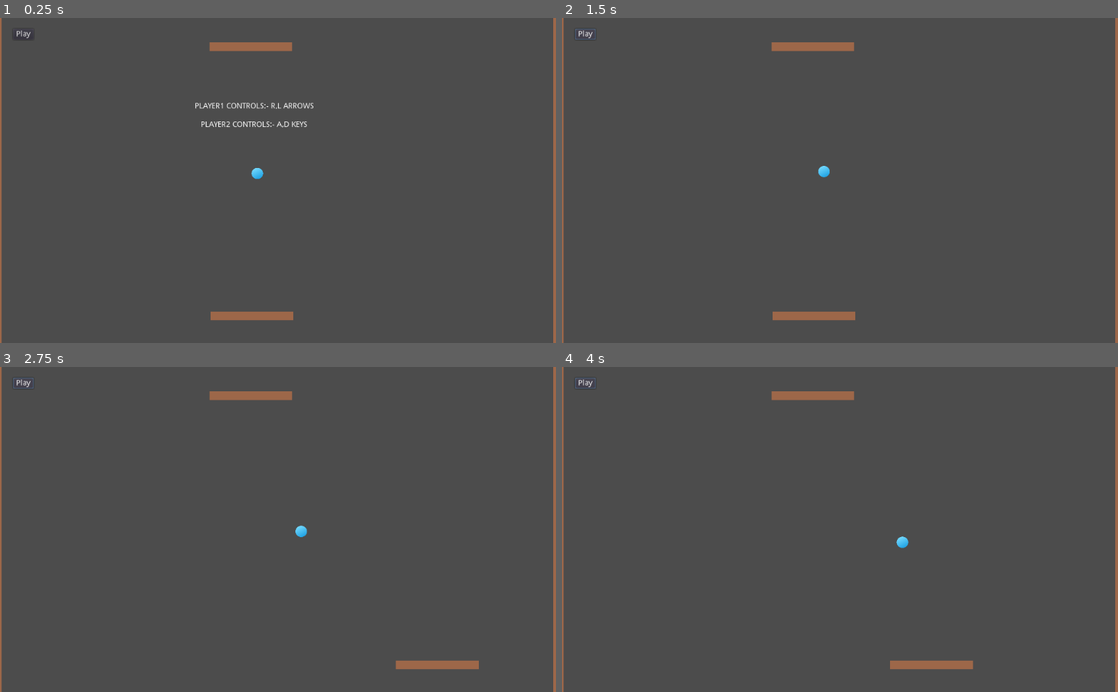
Above: before the commit, frames 1-4 (two rows, left to right).
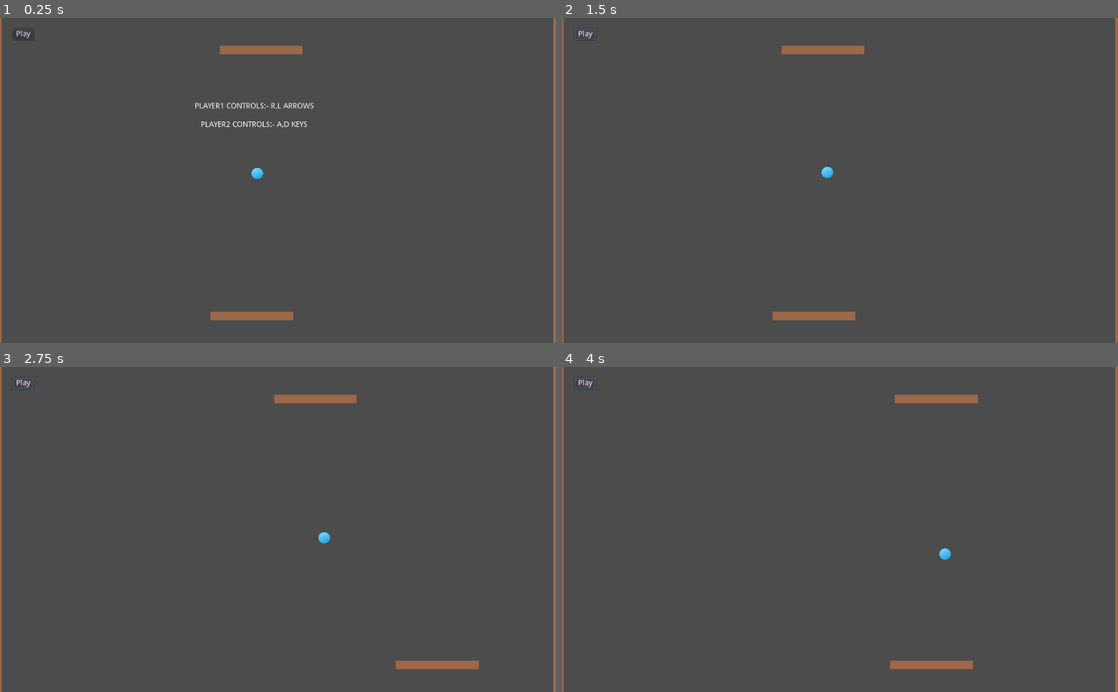
Above: after the commit, the same moments.

Repository: NikeshDC/PongClone
Game: Godot game, scene res://scenes/stage.tscn
The game is run twice, just before and just after one commit, with the same random seed, the same clock (stepped at 60 frames per second) and the same inputs.
Inputs:
- Up to frame 1 (0.25 s): no input
- Up to frame 2 (1.5 s): click "Play" at 0.5 s; click "Play" at 1.25 s
- Up to frame 3 (2.75 s): hold Right from 2.03 s (still down)
- Up to frame 4 (4 s): release Right at 2.78 s; hold Left 2.78-3.53 s; hold Right from 3.53 s (still down)

The runs differ from the first frame. In frame 1, 0.4% of the frame differs, in the area x 37-55%, y 7-12%; in frame 2, 0.4%; in frame 3, 0.8%; in frame 4, 0.9%, in the area x 37-75%, y 7-60%.

Commit message:
refactored scene and added simple AI

Diff:
--- a/scenes/ball.gd
+++ b/scenes/ball.gd
@@ -1,6 +1,6 @@
 extends Area2D
 
-export var speed = 10
+export var speed = 10.0
 
 var direction = Vector2()
 
@@ -15,6 +15,11 @@
 
 func _on_area_entered(area):
 	if(area.is_in_group("paddle")):
-		direction.y *= -1
+		handle_collision_with_paddle(area)
 	elif(area.is_in_group("wall")):
 		direction.x *= -1
+
+func handle_collision_with_paddle(paddle):
+	direction.x += paddle.velocity_x
+	direction.x = clamp(direction.x, -1, 1)
+	direction.y *= -1
--- a/scenes/paddle.gd
+++ b/scenes/paddle.gd
@@ -1,14 +1,17 @@
 extends Area2D
 
-export var speed = 10
+export var speed = 500.0
 
 var bound_max_x = 900 #max value of position.x that paddle can have
 var bound_min_x = 100 #min value of position.x that paddle can have
 
 var move_direction = 0.0 #no movement, paddle can move only left/right so using float
+var prev_position_x
+var velocity_x
+var paddle_size
 
-export var player = 1
-
+func _ready():
+	prev_position_x = position.x
 
 func move(amount):
 	position.x += amount
@@ -24,26 +27,5 @@
 func _physics_process(delta):
 	var movement_x = move_direction * speed * delta
 	move(movement_x)
-
-func get_player1_input():
-	if(Input.is_key_pressed(KEY_RIGHT)):
-		set_movement_dir(1.0)
-	elif(Input.is_key_pressed(KEY_LEFT)):
-		set_movement_dir(-1.0)
-	else:
-		set_movement_dir(0.0)
-
-func get_player2_input():
-	if(Input.is_key_pressed(KEY_D)):
-		set_movement_dir(1.0)
-	elif(Input.is_key_pressed(KEY_A)):
-		set_movement_dir(-1.0)
-	else:
-		set_movement_dir(0.0)
-
-func _process(delta):
-	#arrow input for player
-	if(player == 1):
-		get_player1_input()
-	elif(player == 2):
-		get_player2_input()
+	velocity_x = (position.x - prev_position_x) / delta
+	prev_position_x = position.x
--- /dev/null
+++ b/scenes/paddle_AIbased.tscn
@@ -0,0 +1,23 @@
+[gd_scene load_steps=5 format=2]
+
+[ext_resource path="res://scenes/paddle.gd" type="Script" id=1]
+[ext_resource path="res://scenes/paddle_AIcontroller.gd" type="Script" id=2]
+[ext_resource path="res://sprites/paddle.png" type="Texture" id=3]
+
+[sub_resource type="RectangleShape2D" id=1]
+extents = Vector2( 22.8092, 10 )
+
+[node name="paddle" type="Area2D" groups=["paddle"]]
+scale = Vector2( 3, 2 )
+script = ExtResource( 1 )
+
+[node name="Sprite" type="Sprite" parent="."]
+scale = Vector2( 0.142857, 0.214286 )
+texture = ExtResource( 3 )
+
+[node name="collider" type="CollisionShape2D" parent="."]
+scale = Vector2( 1.11797, 0.421255 )
+shape = SubResource( 1 )
+
+[node name="AIcontroller" type="Node" parent="."]
+script = ExtResource( 2 )
--- /dev/null
+++ b/scenes/paddle_AIcontroller.gd
@@ -0,0 +1,17 @@
+extends Node
+
+onready var paddlenode = $".."
+var ballnode
+
+export var movement_threshold = 20.0
+
+func _process(delta):
+	if ballnode:
+		set_paddle_movement()
+
+func set_paddle_movement():
+	var vector2ball = ballnode.position.x - paddlenode.position.x
+	if(abs(vector2ball) > movement_threshold):
+		paddlenode.set_movement_dir(vector2ball)
+	else:
+		paddlenode.set_movement_dir(0.0)
--- /dev/null
+++ b/scenes/paddle_InputController.gd
@@ -0,0 +1,25 @@
+extends Node
+
+export var player = 1
+
+onready var paddlenode = $".."
+
+func get_player1_input():
+	if(Input.is_key_pressed(KEY_RIGHT)):
+		paddlenode.set_movement_dir(1.0)
+	elif(Input.is_key_pressed(KEY_LEFT)):
+		paddlenode.set_movement_dir(-1.0)
+
+func get_player2_input():
+	if(Input.is_key_pressed(KEY_D)):
+		paddlenode.set_movement_dir(1.0)
+	elif(Input.is_key_pressed(KEY_A)):
+		paddlenode.set_movement_dir(-1.0)
+
+func _process(delta):
+	paddlenode.set_movement_dir(0.0)
+	#arrow input for player
+	if(player == 1):
+		get_player1_input()
+	elif(player == 2):
+		get_player2_input()
--- a/scenes/paddle.tscn
+++ b/scenes/paddle_Inputbased.tscn
@@ -1,7 +1,8 @@
-[gd_scene load_steps=4 format=2]
+[gd_scene load_steps=5 format=2]
 
 [ext_resource path="res://sprites/paddle.png" type="Texture" id=1]
 [ext_resource path="res://scenes/paddle.gd" type="Script" id=2]
+[ext_resource path="res://scenes/paddle_InputController.gd" type="Script" id=3]
 
 [sub_resource type="RectangleShape2D" id=1]
 extents = Vector2( 22.8092, 10 )
@@ -14,6 +15,9 @@
 scale = Vector2( 0.142857, 0.214286 )
 texture = ExtResource( 1 )
 
-[node name="CollisionShape2D" type="CollisionShape2D" parent="."]
+[node name="collider" type="CollisionShape2D" parent="."]
 scale = Vector2( 1.11797, 0.421255 )
 shape = SubResource( 1 )
+
+[node name="InputController" type="Node" parent="."]
+script = ExtResource( 3 )
--- /dev/null
+++ b/scenes/paddle_player.tscn
@@ -0,0 +1,24 @@
+[gd_scene load_steps=5 format=2]
+
+[ext_resource path="res://sprites/paddle.png" type="Texture" id=1]
+[ext_resource path="res://scenes/paddle.gd" type="Script" id=2]
+[ext_resource path="res://scenes/paddle_InputController.gd" type="Script" id=3]
+
+[sub_resource type="RectangleShape2D" id=1]
+extents = Vector2( 22.8092, 10 )
+
+[node name="paddle_Player" type="Area2D" groups=["paddle"]]
+scale = Vector2( 3, 2 )
+script = ExtResource( 2 )
+speed = 100
+
+[node name="Sprite" type="Sprite" parent="."]
+scale = Vector2( 0.142857, 0.214286 )
+texture = ExtResource( 1 )
+
+[node name="collider" type="CollisionShape2D" parent="."]
+scale = Vector2( 1.11797, 0.421255 )
+shape = SubResource( 1 )
+
+[node name="Node" type="Node" parent="."]
+script = ExtResource( 3 )
--- a/scenes/stage.gd
+++ b/scenes/stage.gd
@@ -5,6 +5,7 @@
 
 var paddle1
 var paddle2
+var paddleAI
 
 var gameoverlabel
 
@@ -14,6 +15,7 @@
 	ball = $ball
 	paddle1 = $paddle1
 	paddle2 = $paddle2
+	paddleAI = $paddleAI
 	gameoverlabel = $gameoverText
 
 	paddle1.bound_max_x = $wall_right.position.x
@@ -27,12 +29,14 @@
 	ball.set_visible(true)
 	ball.move_in_random_dir()
 	game_playing = true
+	paddleAI.get_node("AIcontroller").ballnode = ball
 
 func on_gameover(gameoverText):
 	game_playing = false
 	ball.set_visible(false)
 	gameoverlabel.text = gameoverText
 	gameoverlabel.set_visible(true)
+	paddleAI.get_node("AIcontroller").ballnode = null
 
 func _process(delta):
 	if(game_playing):
--- a/scenes/stage.tscn
+++ b/scenes/stage.tscn
@@ -1,9 +1,10 @@
-[gd_scene load_steps=5 format=2]
+[gd_scene load_steps=6 format=2]
 
 [ext_resource path="res://scenes/ball.tscn" type="PackedScene" id=1]
 [ext_resource path="res://scenes/wall.tscn" type="PackedScene" id=2]
-[ext_resource path="res://scenes/paddle.tscn" type="PackedScene" id=3]
+[ext_resource path="res://scenes/paddle_Inputbased.tscn" type="PackedScene" id=3]
 [ext_resource path="res://scenes/stage.gd" type="Script" id=4]
+[ext_resource path="res://scenes/paddle_AIbased.tscn" type="PackedScene" id=5]
 
 [node name="stage" type="Node2D"]
 script = ExtResource( 4 )
@@ -11,7 +12,7 @@
 
 [node name="ball" parent="." instance=ExtResource( 1 )]
 position = Vector2( 474, 287 )
-speed = 1
+speed = 1.5
 
 [node name="wall_right" parent="." instance=ExtResource( 2 )]
 position = Vector2( 1023, 290 )
@@ -19,13 +20,23 @@
 [node name="wall_left" parent="." instance=ExtResource( 2 )]
 
 [node name="paddle2" parent="." instance=ExtResource( 3 )]
-position = Vector2( 462, 53 )
-speed = 500
+position = Vector2( 473, -33 )
+
+[node name="Sprite" parent="paddle2" index="0"]
+__meta__ = {
+"_edit_lock_": true
+}
+
+[node name="collider" parent="paddle2" index="1"]
+__meta__ = {
+"_edit_lock_": true
+}
+
+[node name="InputController" parent="paddle2" index="2"]
 player = 2
 
 [node name="paddle1" parent="." instance=ExtResource( 3 )]
 position = Vector2( 464, 550 )
-speed = 500
 
 [node name="gameoverText" type="Label" parent="."]
 visible = false
@@ -54,5 +65,10 @@
 margin_bottom = 40.0
 text = "Play"
 
+[node name="paddleAI" parent="." instance=ExtResource( 5 )]
+position = Vector2( 481, 59 )
+
 [connection signal="button_down" from="play_button" to="." method="_on_play_button_button_down"]
 [connection signal="button_down" from="play_button" to="tutorialText" method="set_visible" binds= [ false ]]
+
+[editable path="paddle2"]
